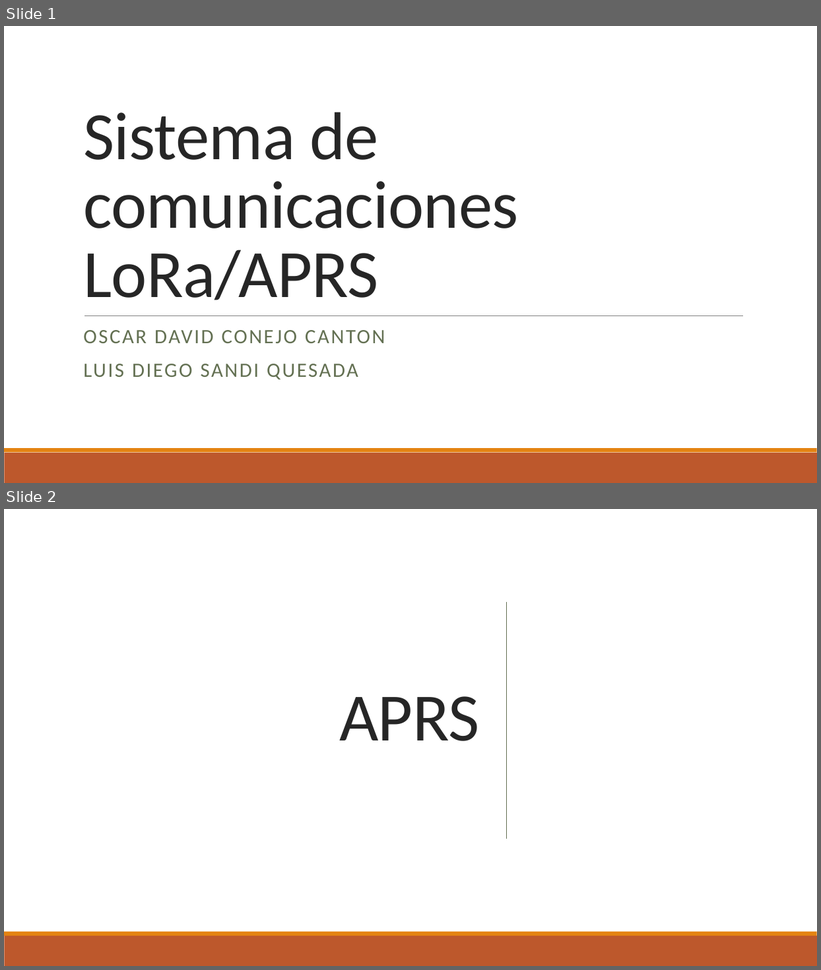
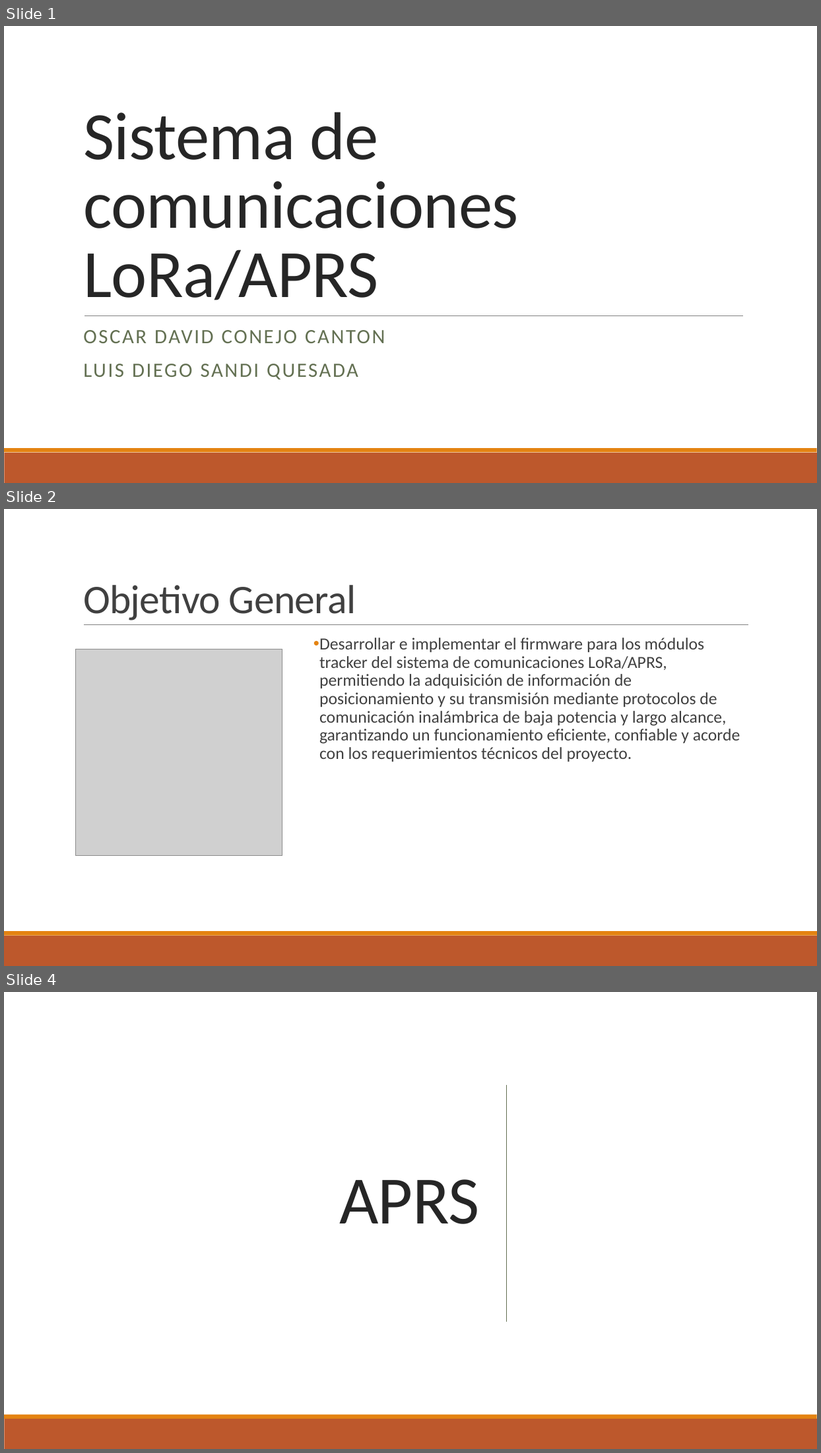
Before and after one commit to oscarconejoc/Taller_Integrador_Grupo6, a slide deck: Investigacion Inicial/Sistema de comunicaciones LoRa.pptx. Shown one above the other, each under a label of ours: slides 1 and 2 before the commit, slides 1, 2 and 4 after it; the slides between them are not shown. The pictures are 821x970 and 821x1453 pixels, drawn with LibreOffice and Linux fonts; fonts in the diff are those of the drawing; grey boxes stand for pictures. Boxes give left, top, right and bottom in pixels: in the first picture for what was removed or moved away, otherwise in the second. Text is boxed around its words. In the diff, an @@ line names an element or a change of style, - is before the commit and + after.

```diff
--- a/Investigacion Inicial/Sistema de comunicaciones LoRa.pptx
+++ b/Investigacion Inicial/Sistema de comunicaciones LoRa.pptx
@@ slide 2 added at bbox=[4, 509, 817, 966], background #FFFFFF; not listed: 2 template elements that a slide beside it also shows @@
@@ title added at bbox=[83, 585, 356, 621], 48 pt, text #404040 @@
+Objetivo General
@@ line added from (84, 625) to (748, 625), #808080 0.5 pt @@
@@ text added at bbox=[319, 638, 740, 762], 20 pt, text #404040 @@
+• Desarrollar e implementar el firmware para los módulos tracker del sistema de comunicaciones LoRa/APRS, permitiendo la adquisición de información de posicionamiento y su transmisión mediante protocolos de comunicación inalámbrica de baja potencia y largo alcance, garantizando un funcionamiento eficiente, confiable y acorde con los requerimientos técnicos del proyecto.
@@ picture added at bbox=[76, 650, 282, 855] @@
@@ what was slide 2 is now slide 4 @@
```
Also in this commit, not shown: 1 slide changed, 1 other slide added, 1 other file.
